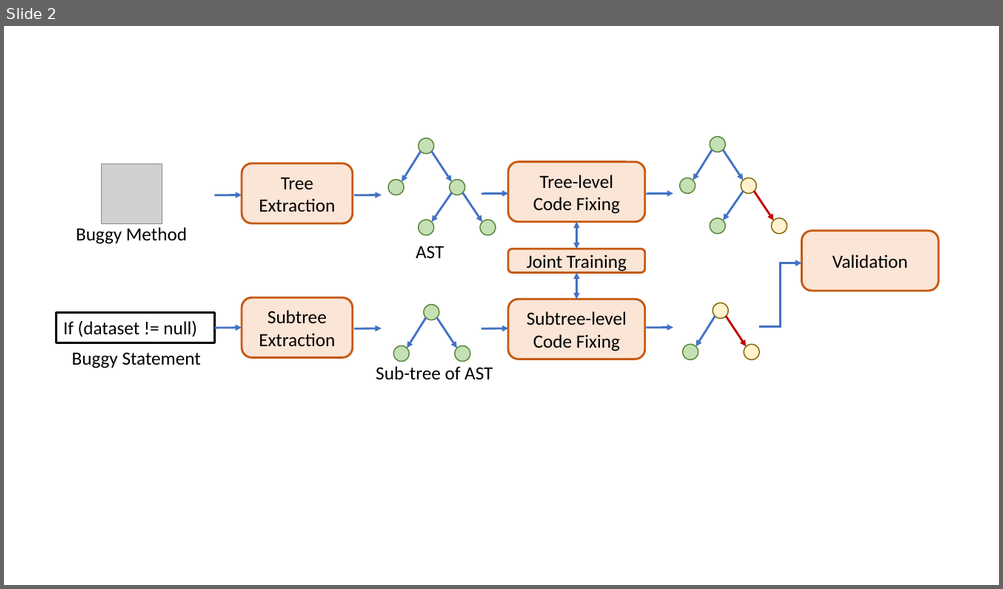
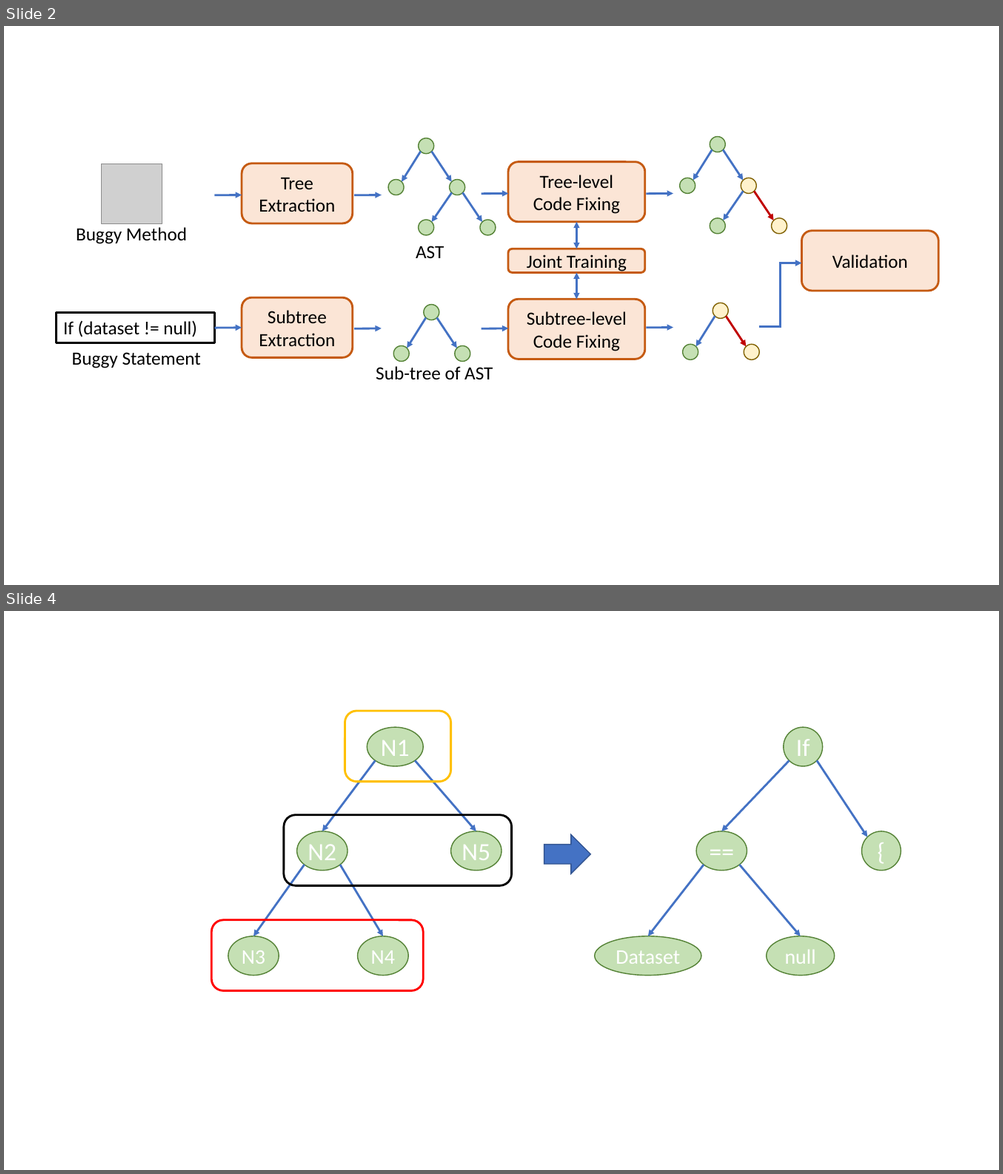
Before and after one commit to tien-n-nguyen/apr-study, a slide deck: Figures.pptx. Shown one above the other, each under a label of ours: slide 2 before the commit, slides 2 and 4 after it; the slides between them are not shown. The pictures are 1003x589 and 1003x1174 pixels, drawn with LibreOffice and Linux fonts; fonts in the diff are those of the drawing; grey boxes stand for pictures. Boxes give left, top, right and bottom in pixels: in the first picture for what was removed or moved away, otherwise in the second. Text is boxed around its words. In the diff, an @@ line names an element or a change of style, - is before the commit and + after.

Commit message:
update

```diff
--- a/Figures.pptx
+++ b/Figures.pptx
@@ slide 4 added at [4, 611, 999, 1170], background #FFFFFF @@
@@ rounded rectangle added at [345, 711, 451, 782], outline #FFC000 2 pt @@
@@ rounded rectangle added at [284, 815, 512, 886], outline #000000 2 pt @@
@@ right arrow added at [544, 834, 590, 874], fill #4472C4, outline #325491 1 pt @@
@@ group added at [227, 727, 502, 975]: 5 ellipses, 4 arrows @@
+N1
+N2
+N5
+N3
+N4
@@ group added at [595, 727, 900, 975]: 5 ellipses, 4 arrows @@
+If
+==
+{
+Dataset
+null
@@ rounded rectangle added at [211, 920, 424, 991], outline #FF0000 2 pt @@
```
Also in this commit, not shown: 1 other slide added.
